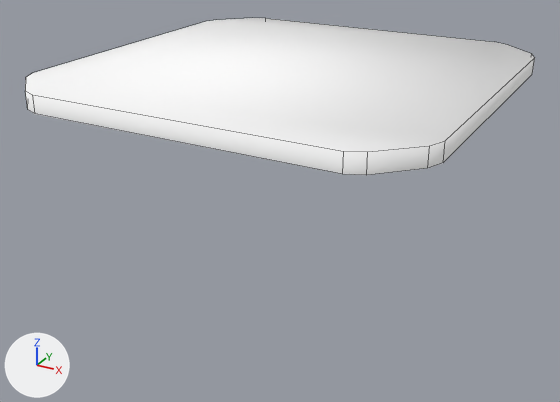
Renders of the Blender file scenes/levels/assets/src/island_01.blend from each side of a commit.
Before and after are seen from a camera (50 mm lens) standing at (14.3, -27.2, 8.2) and looking at (-0.1, -0.9, -4.9). Arrows for +X, +Y and +Z are at lower left; the lights stay in place. Mesh edges are drawn as thin lines.

Script lines for the objects in view, before the commit:
```python
me_island1mesh = bpy.data.meshes.new('Island1Mesh')
me_island1mesh.from_pydata(...)  # 32 vertices, 17 faces; spans x -1.62..1.62, y -1.62..1.62, z 0.0..0.13
me_island1mesh.polygons.foreach_set('use_smooth', [True] * 17)
me_island1mesh.materials.append(mat_island)  # its picture is missing
ob_island01mesh__col = bpy.data.objects.new('Island01Mesh -col', me_island1mesh)
ob_island01mesh__col.location = (0.0, 0.0, 0.0)
ob_island01mesh__col.scale = (5.06, 5.06, 5.06)
```
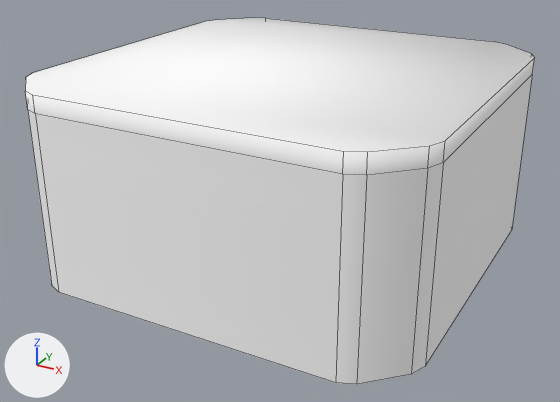
Where the change shows, as pixel boxes [x1, y1, x2, y2] in the pictures (560 x 402 px):
```json
{"object": "Island01Mesh -col", "change": "reshaped", "before": [25, 18, 535, 175], "after": [25, 18, 535, 384], "on screen": "132% taller"}
{"part": 1, "of": "me_island1mesh", "change": "added", "after": [28, 75, 532, 384]}
```

The change, as JSON lines over the scene's bpy script:
```json
{"block": "me_island1mesh", "where": "# used by ob_island01mesh__col; location = (0.0, 0.0, 0.0); scale = (5.06, 5.06, 5.06)"}
{"op": "remove", "block": "me_island1mesh", "code": "me_island1mesh.from_pydata(...)  # 32 vertices, 17 faces; spans x -1.62..1.62, y -1.62..1.62, z 0.0..0.13"}
{"op": "add", "block": "me_island1mesh", "code": "me_island1mesh.from_pydata(...)  # 48 vertices, 33 faces; spans x -1.62..1.62, y -1.62..1.62, z -1.43..0.13"}
{"block": "me_island1mesh", "change": "me_island1mesh part 1"}
{"block": "me_island1mesh", "change": "16 new vertices lie (0.0, 0.0, -1.43) away from vertices in x -1.62..1.62, y -1.62..1.62, z 0.0"}
{"block": "me_island1mesh", "change": "16 new faces join them"}
```
